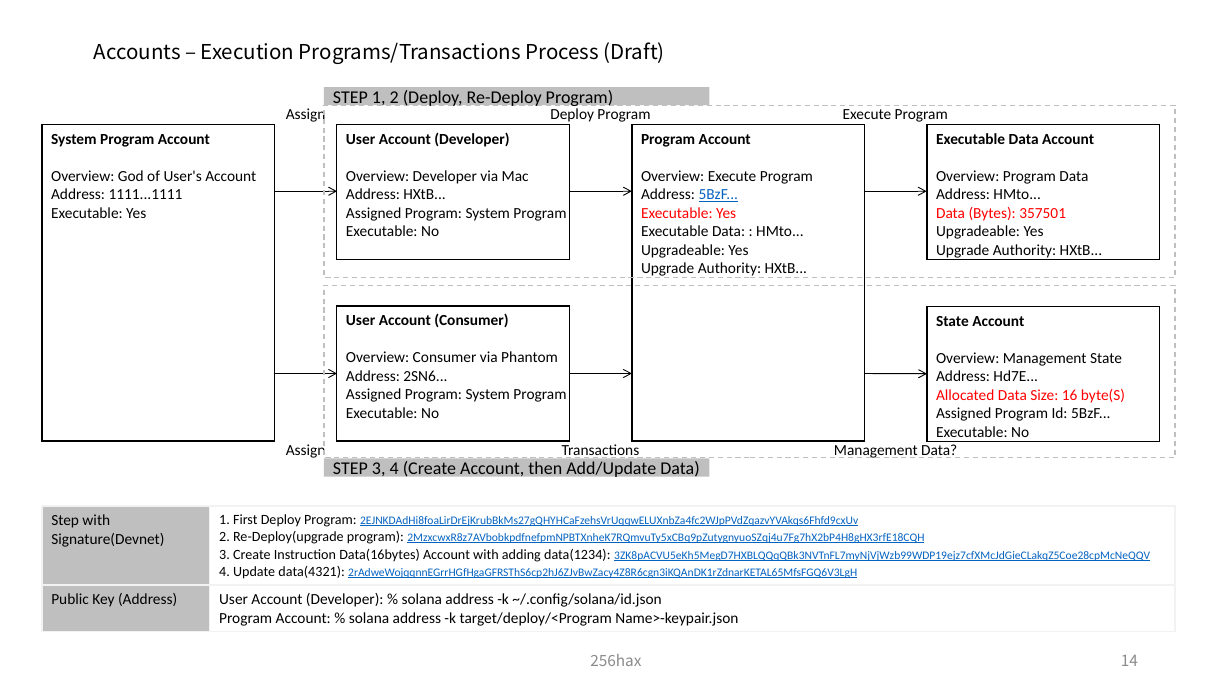
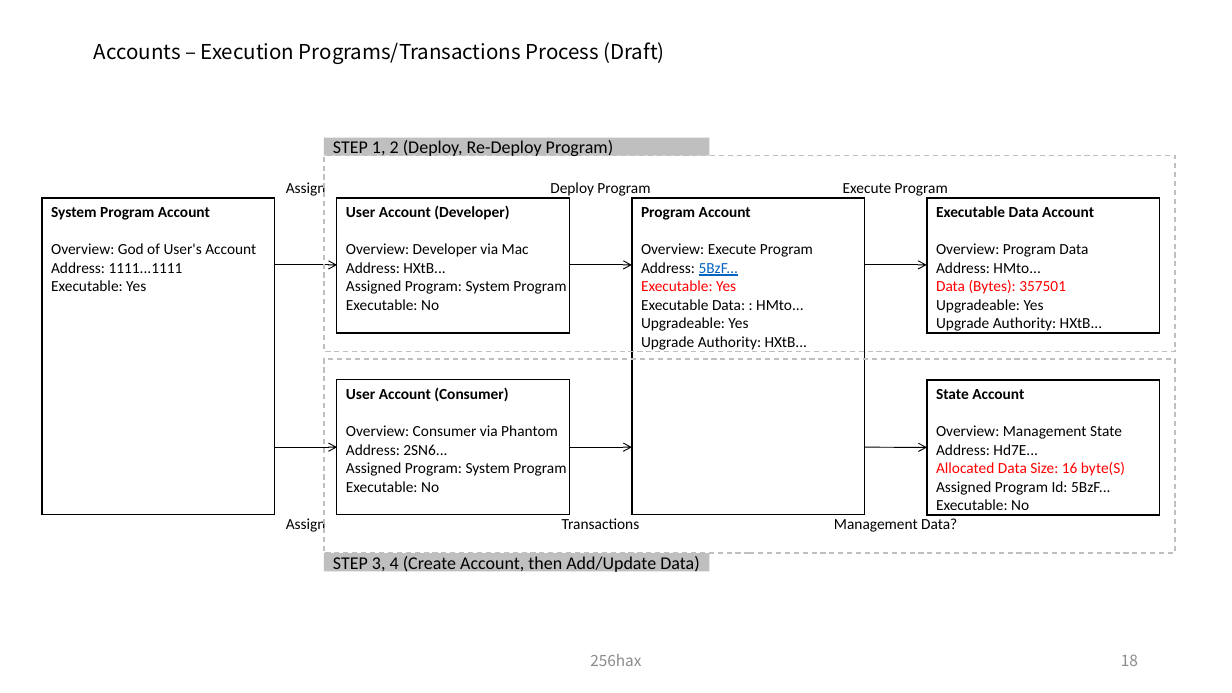
Before and after one commit to SmartGru25/Solana-React-Minimal, a slide deck: slide 19 of docs/Solana_Blockchain_Outline_Figure.pptx (slide 15 before the commit). Drawn at 1232x693 pixels with LibreOffice and Linux fonts; fonts in the diff are those of the drawing. Boxes give left, top, right and bottom in pixels: in the first picture for what was removed or moved away, otherwise in the second. Text is boxed around its words. In the diff, an @@ line names an element or a change of style, - is before the commit and + after.

```diff
--- a/docs/Solana_Blockchain_Outline_Figure.pptx
+++ b/docs/Solana_Blockchain_Outline_Figure.pptx
@@ rectangle "STEP 1, 2 (Deploy, Re-Deploy ...": place and size @@
-rectangle "STEP 1, 2 (Deploy, Re-Deploy ..." at (323,87,709,105)
+rectangle "STEP 1, 2 (Deploy, Re-Deploy ..." at (323,138,709,156)
@@ rectangle: place and size @@
-rectangle at (324,105,1176,277)
+rectangle at (324,156,1176,352)
@@ rectangle: place and size @@
-rectangle at (324,286,1176,457)
+rectangle at (324,359,1176,553)
@@ 6 rectangles, 6 texts, 6 arrows: place and size @@
-6 rectangles, 6 texts, 6 arrows at (42,108,1160,460)
+6 rectangles, 6 texts, 6 arrows at (42,182,1160,533)
@@ table removed at (42,506,1175,630), 2 rows, 2 columns @@
-Step with Signature(Devnet) | 1. First Deploy Program: 2EJNKDAdHi8foaLirDrEjKrubBkMs27gQHYHCaFzehsVrUqqwELUXnbZa4fc2WJpPVdZqazvYVAkqs6Fhfd9cxUv / 2. Re-Deploy(upgrade program): 2MzxcwxR8z7AVbobkpdfnefpmNPBTXnheK7RQmvuTy5xCBq9pZutygnyuoSZqj4u7Fg7hX2bP4H8gHX3rfE18CQH / 3. Create Instruction Data(16bytes) Account with adding data(1234): 3ZK8pACVU5eKh5MegD7HXBLQQqQBk3NVTnFL7myNjVjWzb99WDP19ejz7cfXMcJdGieCLakqZ5Coe28cpMcNeQQV / 4. Update data(4321): 2rAdweWojqqnnEGrrHGfHgaGFRSThS6cp2hJ6ZJvBwZacy4Z8R6cgn3iKQAnDK1rZdnarKETAL65MfsFGQ6V3LgH
-Public Key (Address) | User Account (Developer): % solana address -k ~/.config/solana/id.json / Program Account: % solana address -k target/deploy/<Program Name>-keypair.json
@@ rectangle "STEP 3, 4 (Create Account, ...": place and size @@
-rectangle "STEP 3, 4 (Create Account, ..." at (323,458,709,477)
+rectangle "STEP 3, 4 (Create Account, ..." at (323,554,709,572)
@@ page number at (1121,654,1138,666): text changed @@
-14
+18
```
Also in this commit, not shown: 3 other slides changed, 6 slides added.
